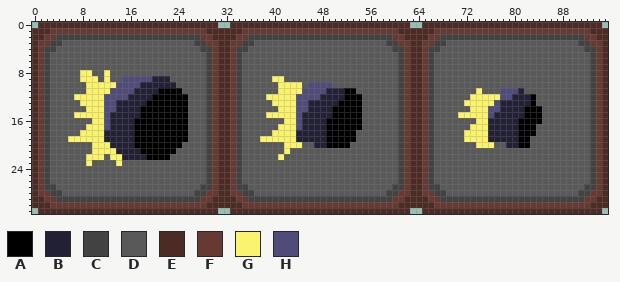
Two versions of one sprite sheet, Assets/UI/StatusEffects/Knockback.png. That is the earlier state.
The file is 96x32 pixels. Colours within 5 levels of each other are drawn and written as one.
Palette (. is transparent): A #000000  B #222034  C #424242  D #595959  E #4d2b25  F #663a32  G #faf36e  H #504c7a
Pixels before, first column x 0:
 0 .EEEEEEEEEEEEEEEEEEEEEEEEEEEEEE..EEEEEEEEEEEEEEEEEEEEEEEEEEEEEE..EEEEEEEEEEEEEEEEEEEEEEEEEEEEEE.
 1 EEEFFFFFFFFFFFFFFFFFFFFFFFFFFEEEEEEFFFFFFFFFFFFFFFFFFFFFFFFFFEEEEEEFFFFFFFFFFFFFFFFFFFFFFFFFFEEE
 2 EEFFCCCCCCCCCCCCCCCCCCCCCCCCFFEEEEFFCCCCCCCCCCCCCCCCCCCCCCCCFFEEEEFFCCCCCCCCCCCCCCCCCCCCCCCCFFEE
 3 EFFCCDDDDDDDDDDDDDDDDDDDDDDCCFFEEFFCCDDDDDDDDDDDDDDDDDDDDDDCCFFEEFFCCDDDDDDDDDDDDDDDDDDDDDDCCFFE
 4 EFCCDDDDDDDDDDDDDDDDDDDDDDDDCCFEEFCCDDDDDDDDDDDDDDDDDDDDDDDDCCFEEFCCDDDDDDDDDDDDDDDDDDDDDDDDCCFE
 5 EFCDDDDDDDDDDDDDDDDDDDDDDDDDDCFEEFCDDDDDDDDDDDDDDDDDDDDDDDDDDCFEEFCDDDDDDDDDDDDDDDDDDDDDDDDDDCFE
 6 EFCDDDDDDDDDDDDDDDDDDDDDDDDDDCFEEFCDDDDDDDDDDDDDDDDDDDDDDDDDDCFEEFCDDDDDDDDDDDDDDDDDDDDDDDDDDCFE
 7 EFCDDDDDDDDDDDDDDDDDDDDDDDDDDCFEEFCDDDDDDDDDDDDDDDDDDDDDDDDDDCFEEFCDDDDDDDDDDDDDDDDDDDDDDDDDDCFE
 8 EFCDDDDDGGDDGDDDDDDDDDDDDDDDDCFEEFCDDDDDDDDDDDDDDDDDDDDDDDDDDCFEEFCDDDDDDDDDDDDDDDDDDDDDDDDDDCFE
 9 EFCDDDDDGGGDGDDHHHHHBBBDDDDDDCFEEFCDDDDDGGDDDDDDDDDDDDDDDDDDDCFEEFCDDDDDDDDDDDDDDDDDDDDDDDDDDCFE
10 EFCDDDDDDGGGGGHHHHBBBBBBDDDDDCFEEFCDDDDDDGGGGDHHHHDDDDDDDDDDDCFEEFCDDDDDDDDDDDDDDDDDDDDDDDDDDCFE
11 EFCDDDDDDGGGGHHHHBBBBAAAADDDDCFEEFCDDDDDDGGGGHHHHBBBAADDDDDDDCFEEFCDDDDDDDGDDDHHHBDDDDDDDDDDDCFE
12 EFCDDDDGGGGGHHHHBBBBAAAAAADDDCFEEFCDDDDGGGGGHHHHBBBBAAADDDDDDCFEEFCDDDDDDGGGGGHHBBBADDDDDDDDDCFE
13 EFCDDDDDGGGGHHBBBBBAAAAAAADDDCFEEFCDDDDDGGGGHHBBBBBAAAADDDDDDCFEEFCDDDDDGGGGGHBBBBBADDDDDDDDDCFE
14 EFCDDDDDDGGGHHBBBBAAAAAAAADDDCFEEFCDDDDDDGGGHHBBBBAAAAADDDDDDCFEEFCDDDDDDGGGHHBBBBAAADDDDDDDDCFE
15 EFCDDDDGGGGGHBBBBBAAAAAAAADDDCFEEFCDDDDGGGGGHBBBBBAAAAADDDDDDCFEEFCDDDDGGGGGHBBBBBAAADDDDDDDDCFE
16 EFCDDDDDDDGGHBBBBAAAAAAAAADDDCFEEFCDDDDDDDGGHBBBBAAAAAADDDDDDCFEEFCDDDDDDDGGBBBBBAAAADDDDDDDDCFE
17 EFCDDDDDDGGGHBBBBAAAAAAAAADDDCFEEFCDDDDDDGGGHBBBBAAAAAADDDDDDCFEEFCDDDDDDGGGBBBBBAAADDDDDDDDDCFE
18 EFCDDDDDGGGGBBBBBAAAAAAAAADDDCFEEFCDDDDDGGGGBBBBBAAAAADDDDDDDCFEEFCDDDDDGGGGBBBBBAAADDDDDDDDDCFE
19 EFCDDDGGGGGGBBBBBAAAAAAAAADDDCFEEFCDDDGGGGGGBBBBBAAAAADDDDDDDCFEEFCDDDDDGGGGBBBBBAADDDDDDDDDDCFE
20 EFCDDDDDDDGGGBBBBAAAAAAAADDDDCFEEFCDDDDDDDGGGDDBBAAAADDDDDDDDCFEEFCDDDDDDDGGGDDBBAADDDDDDDDDDCFE
21 EFCDDDDDDDGGGGBBBBAAAAAADDDDDCFEEFCDDDDDDDGDDDDDDDDDDDDDDDDDDCFEEFCDDDDDDDDDDDDDDDDDDDDDDDDDDCFE
22 EFCDDDDDDGGGDGGBBBBAAAADDDDDDCFEEFCDDDDDDGDDDDDDDDDDDDDDDDDDDCFEEFCDDDDDDDDDDDDDDDDDDDDDDDDDDCFE
23 EFCDDDDDDGDDDDGDDDDDDDDDDDDDDCFEEFCDDDDDDDDDDDDDDDDDDDDDDDDDDCFEEFCDDDDDDDDDDDDDDDDDDDDDDDDDDCFE
24 EFCDDDDDDDDDDDDDDDDDDDDDDDDDDCFEEFCDDDDDDDDDDDDDDDDDDDDDDDDDDCFEEFCDDDDDDDDDDDDDDDDDDDDDDDDDDCFE
25 EFCDDDDDDDDDDDDDDDDDDDDDDDDDDCFEEFCDDDDDDDDDDDDDDDDDDDDDDDDDDCFEEFCDDDDDDDDDDDDDDDDDDDDDDDDDDCFE
26 EFCDDDDDDDDDDDDDDDDDDDDDDDDDDCFEEFCDDDDDDDDDDDDDDDDDDDDDDDDDDCFEEFCDDDDDDDDDDDDDDDDDDDDDDDDDDCFE
27 EFCCDDDDDDDDDDDDDDDDDDDDDDDDCCFEEFCCDDDDDDDDDDDDDDDDDDDDDDDDCCFEEFCCDDDDDDDDDDDDDDDDDDDDDDDDCCFE
28 EFFCCDDDDDDDDDDDDDDDDDDDDDDCCFFEEFFCCDDDDDDDDDDDDDDDDDDDDDDCCFFEEFFCCDDDDDDDDDDDDDDDDDDDDDDCCFFE
29 EEFFCCCCCCCCCCCCCCCCCCCCCCCCFFEEEEFFCCCCCCCCCCCCCCCCCCCCCCCCFFEEEEFFCCCCCCCCCCCCCCCCCCCCCCCCFFEE
30 EEEFFFFFFFFFFFFFFFFFFFFFFFFFFEEEEEEFFFFFFFFFFFFFFFFFFFFFFFFFFEEEEEEFFFFFFFFFFFFFFFFFFFFFFFFFFEEE
31 .EEEEEEEEEEEEEEEEEEEEEEEEEEEEEE..EEEEEEEEEEEEEEEEEEEEEEEEEEEEEE..EEEEEEEEEEEEEEEEEEEEEEEEEEEEEE.
And afterwards:
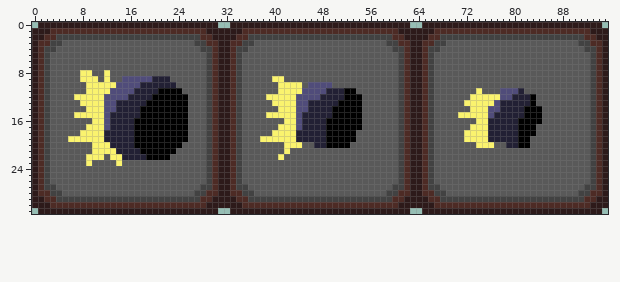
Edits made:
colour E: #4d2b25 -> #2d1a1a
colour F: #663a32 -> #4d2b25
